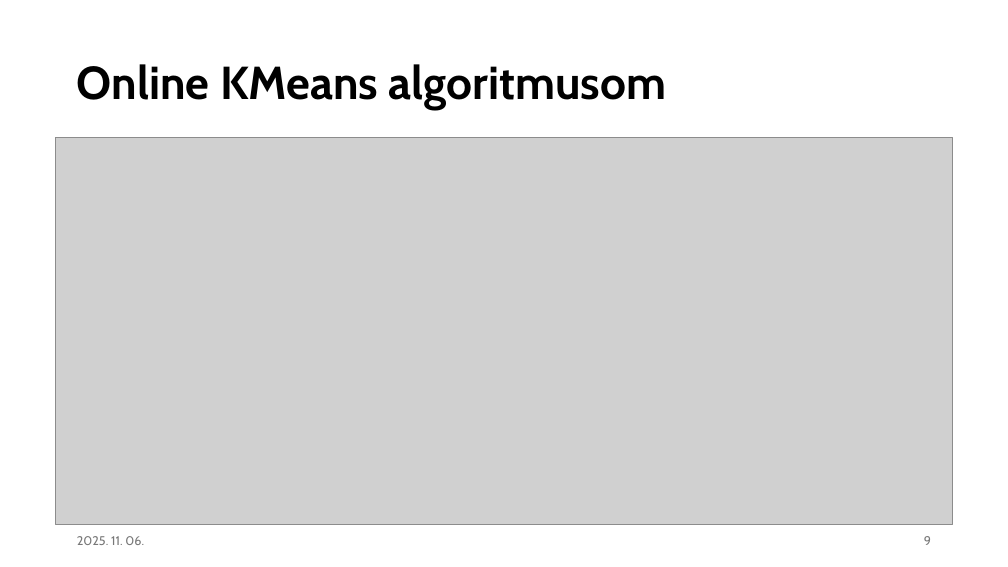
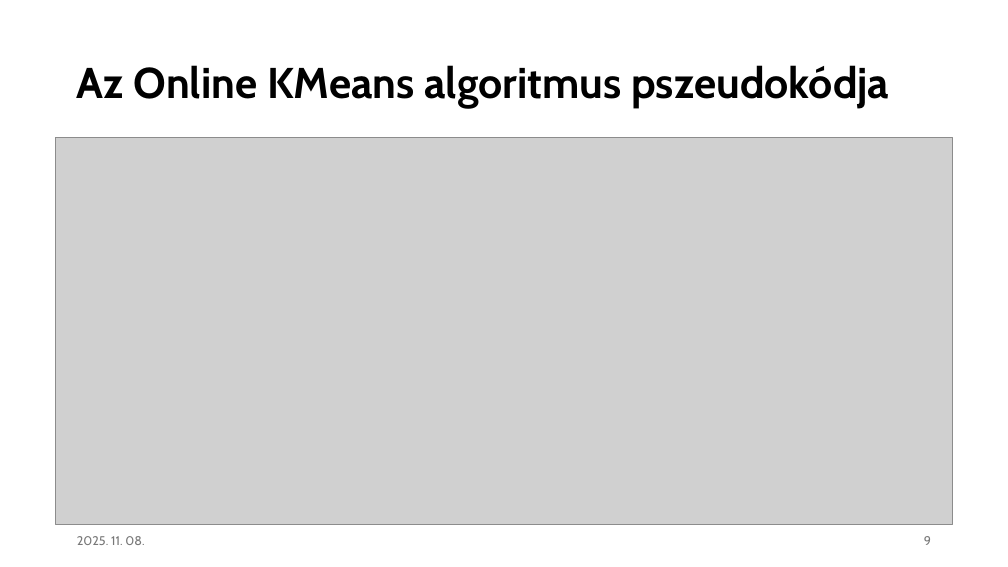
Before and after one commit to czotterbenedek/rag-onlineclustering-optimization, a slide deck: slide 9 of tdk/tdk_v1.pptx. Drawn at 1008x567 pixels with LibreOffice and Linux fonts; fonts in the diff are those of the drawing; grey boxes stand for pictures. Boxes give left, top, right and bottom in pixels: in the first picture for what was removed or moved away, otherwise in the second. Text is boxed around its words. In the diff, an @@ line names an element or a change of style, - is before the commit and + after.

```diff
--- a/tdk/tdk_v1.pptx
+++ b/tdk/tdk_v1.pptx
@@ title at (77,65,889,108): text changed; size 44 to 41 pt @@
-Online KMeans algoritmusom
+Az Online KMeans algoritmus pszeudokódja
@@ text at (77,536,144,545): text changed @@
-2025. 11. 06.
+2025. 11. 08.
```
Also in this commit, not shown: 20 other slides changed, 1 other file.
